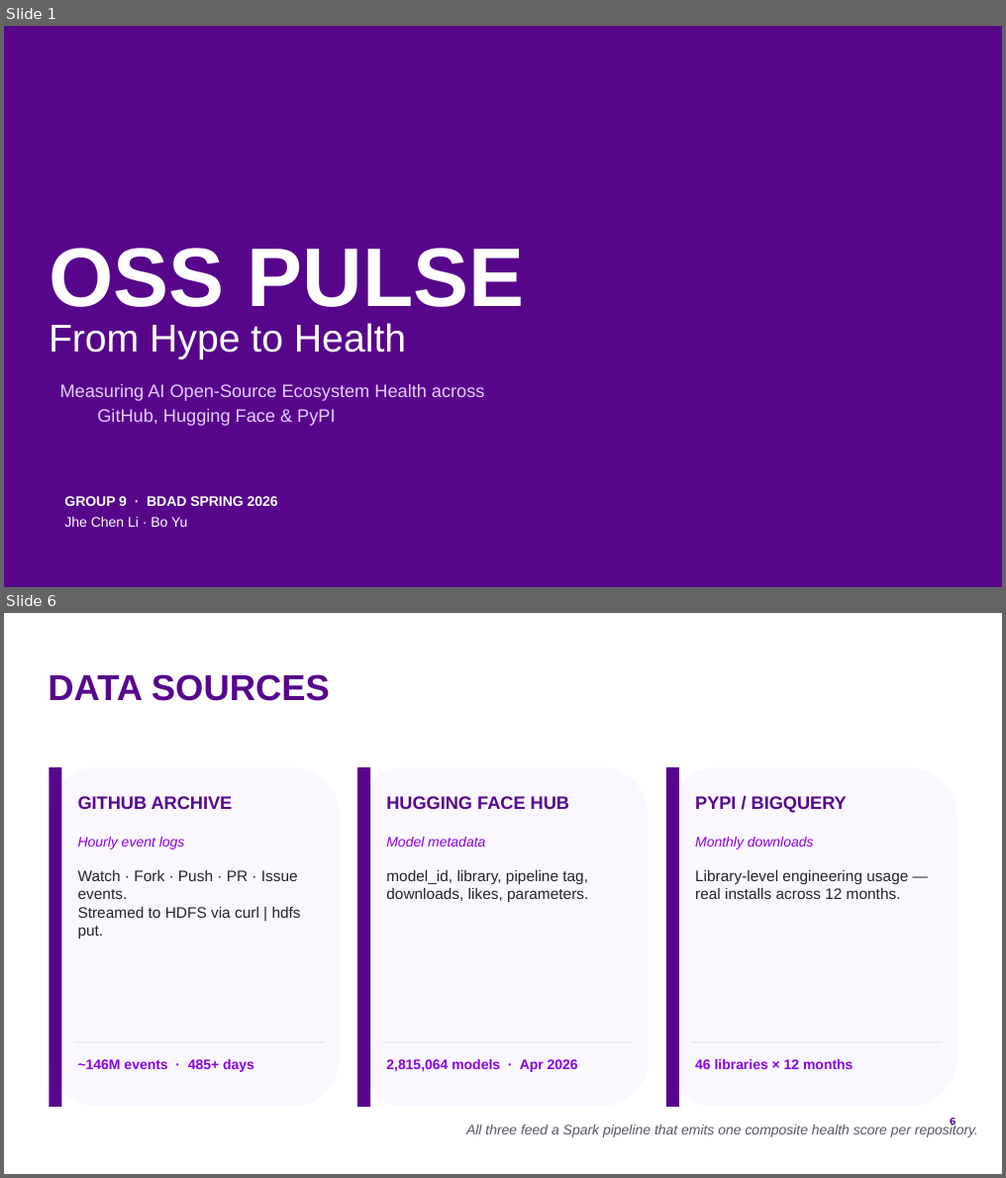
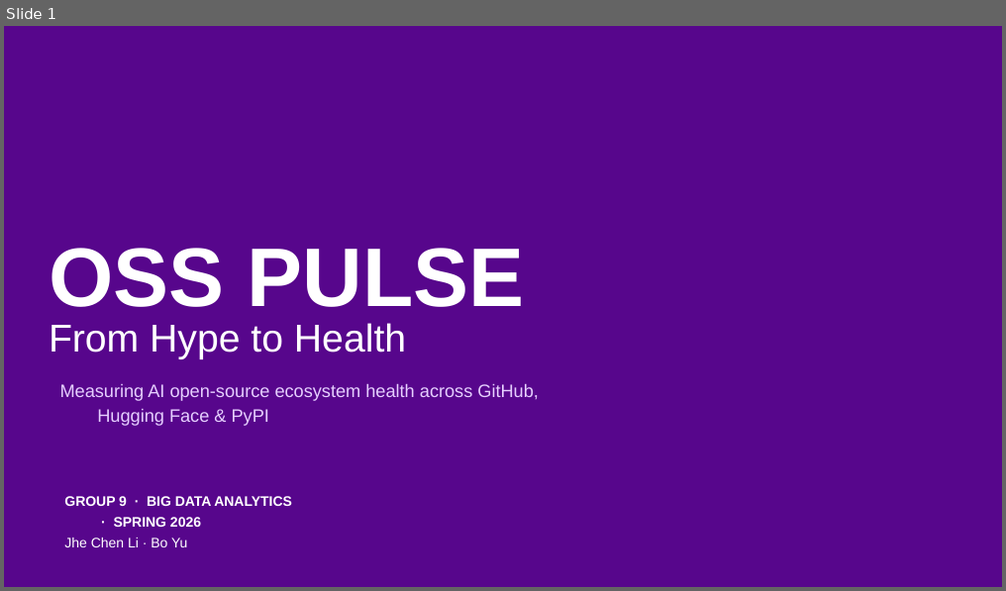
Before and after one commit to by2566-hash/OSS_Pulse, a slide deck: report/presentation/group9_oss_pulse.pptx. Shown one above the other, each under a label of ours: slides 1 and 6 before the commit, slide 1 after it; the slides between them are not shown. The pictures are 1006x1178 and 1006x591 pixels, drawn with LibreOffice and Linux fonts; fonts in the diff are those of the drawing; background and template pictures are left out. Boxes give left, top, right and bottom in pixels: in the first picture for what was removed or moved away, otherwise in the second. Text is boxed around its words. In the diff, an @@ line names an element or a change of style, - is before the commit and + after.

```diff
--- a/report/presentation/group9_oss_pulse.pptx
+++ b/report/presentation/group9_oss_pulse.pptx
@@ slide 6 removed at [4,613,1002,1174], background #FFFFFF @@
@@ title removed at [48,674,330,701] @@
-DATA SOURCES
@@ rounded rectangle removed at [49,767,340,1107] @@
@@ rectangle removed at [49,767,61,1107] @@
@@ rounded rectangle removed at [357,767,648,1107] @@
@@ rectangle removed at [357,767,370,1107] @@
@@ rounded rectangle removed at [666,767,957,1107] @@
@@ rectangle removed at [666,767,679,1107] @@
@@ text removed at [78,796,233,809] @@
-GITHUB ARCHIVE
@@ text removed at [386,796,569,809] @@
-HUGGING FACE HUB
@@ text removed at [695,796,846,813] @@
-PYPI / BIGQUERY
@@ text removed at [78,837,185,850] @@
-Hourly event logs
@@ text removed at [386,837,485,847] @@
-Model metadata
@@ text removed at [695,837,814,850] @@
-Monthly downloads
@@ text removed at [78,870,301,939] @@
-Watch · Fork · Push · PR · Issue events.
-Streamed to HDFS via curl | hdfs put.
@@ text removed at [386,870,588,902] @@
-model_id, library, pipeline tag,
-downloads, likes, parameters.
@@ text removed at [695,870,908,899] @@
-Library-level engineering usage —
-real installs across 12 months.
@@ rectangle removed at [74,1042,325,1043] @@
@@ rectangle removed at [382,1042,633,1043] @@
@@ rectangle removed at [692,1042,943,1043] @@
@@ text removed at [78,1059,254,1072] @@
-~146M events · 485+ days
@@ text removed at [386,1059,578,1072] @@
-2,815,064 models · Apr 2026
@@ text removed at [695,1059,852,1069] @@
-46 libraries × 12 months
@@ page number removed at [949,1116,955,1129] @@
-6
@@ text removed at [466,1123,978,1138] @@
-All three feed a Spark pipeline that emits one composite health score per repository.
@@ slide 1 changed as well @@
@@ subtitle at [60,384,539,426]: text changed @@
-Measuring AI Open-Source Ecosystem Health across GitHub, Hugging Face & PyPI
+Measuring AI open-source ecosystem health across GitHub, Hugging Face & PyPI
@@ text at [64,496,292,527]: text changed @@
-GROUP 9 · BDAD SPRING 2026
+GROUP 9 · BIG DATA ANALYTICS · SPRING 2026
```
Also in this commit, not shown: 4 other slides changed, 10 slides added, 19 other slides removed, 21 other files.
